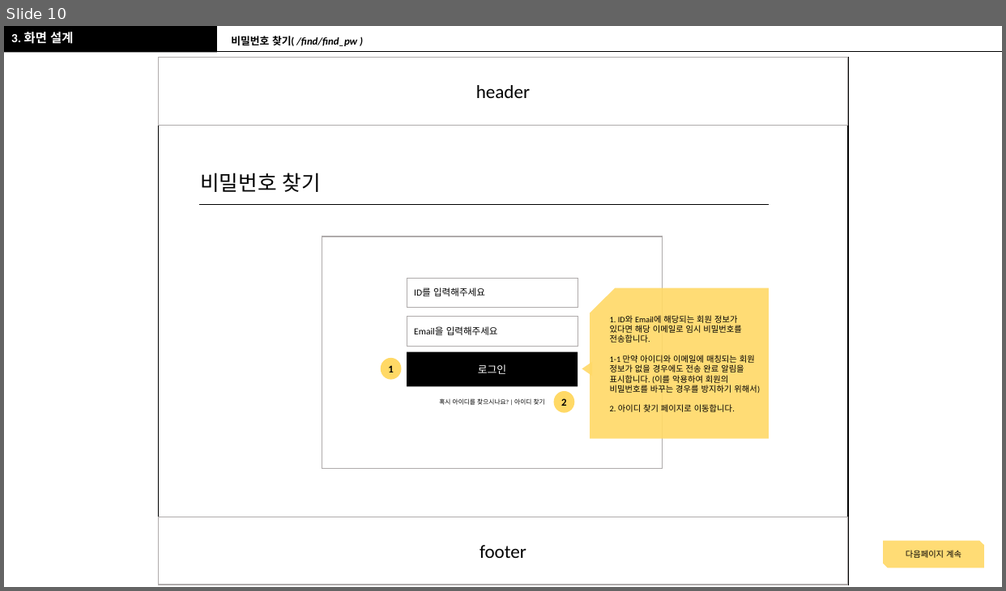
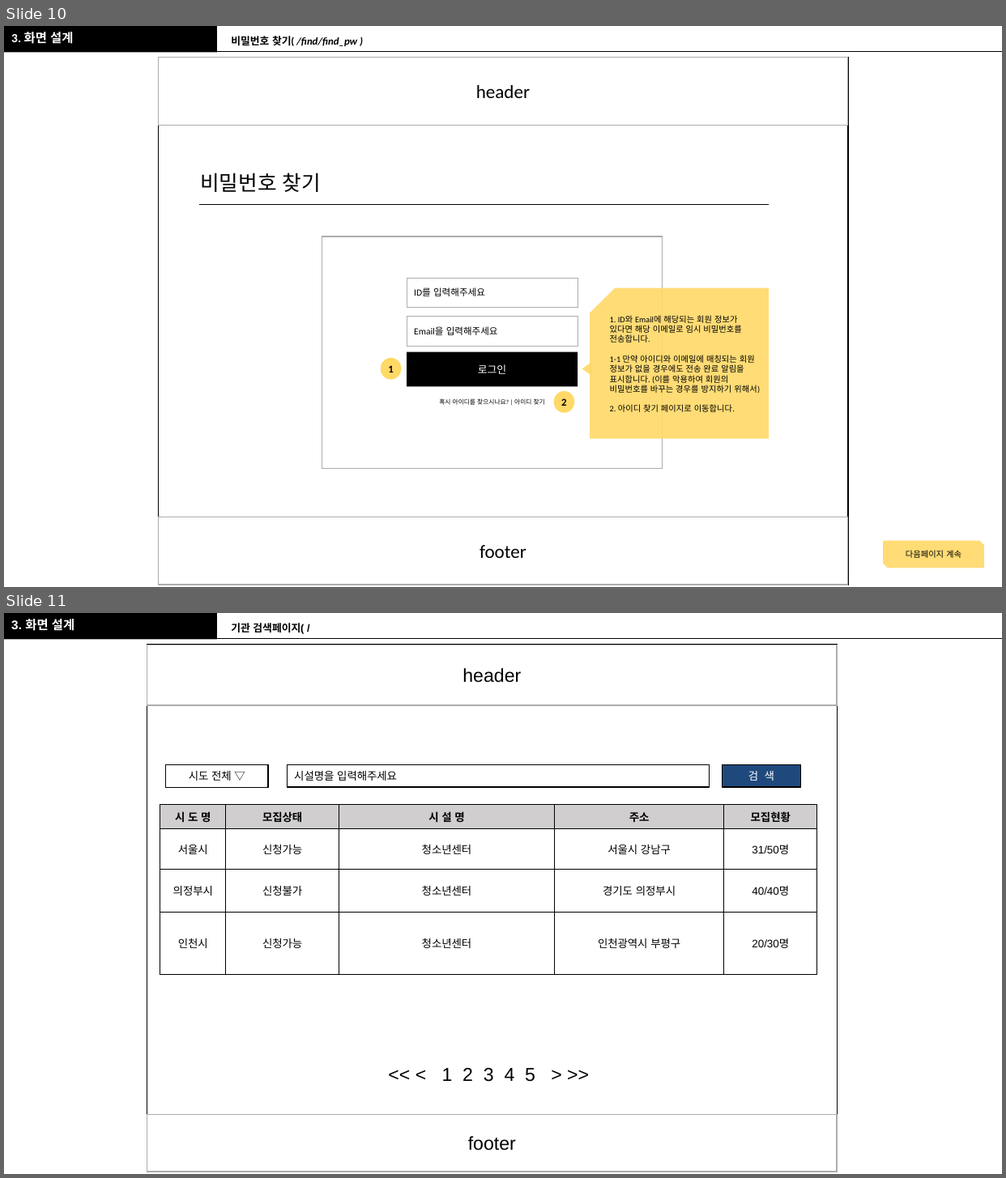
Before and after one commit to RealWarm/Common_Document, a slide deck: 온종일_돌봄/정훈_온종일_스토리보드_원본.pptx. Shown one above the other, each under a label of ours: slide 10 before the commit, slides 10 and 11 after it. The pictures are 1006x591 and 1006x1178 pixels, drawn with LibreOffice and Linux fonts; fonts in the diff are those of the drawing. Boxes give left, top, right and bottom in pixels: in the first picture for what was removed or moved away, otherwise in the second. Text is boxed around its words. In the diff, an @@ line names an element or a change of style, - is before the commit and + after.

```diff
--- a/온종일_돌봄/정훈_온종일_스토리보드_원본.pptx
+++ b/온종일_돌봄/정훈_온종일_스토리보드_원본.pptx
@@ slide 11 added at (x1=4, y1=613, x2=1002, y2=1174), background #FFFFFF; not listed: 2 template elements that a slide beside it also shows @@
@@ text added at (x1=11, y1=619, x2=74, y2=631), 12 pt, text #FFFFFF, bold @@
+3. 화면 설계
@@ text added at (x1=231, y1=623, x2=304, y2=634), 10 pt, text #000000, bold @@
+기관 검색페이지( /
@@ rectangle added at (x1=147, y1=645, x2=837, y2=1172), fill #FFFFFF, outline #000000 1 pt @@
@@ rectangle added at (x1=147, y1=645, x2=837, y2=706), fill #FFFFFF, outline #AFABAB 1 pt, 18 pt, text #000000 @@
+header
@@ rectangle added at (x1=166, y1=765, x2=268, y2=787), outline #000000 1 pt, 10.5 pt, text #000000 @@
+시도 전체 ▽
@@ rectangle added at (x1=287, y1=765, x2=710, y2=787), outline #000000 1 pt, 10.5 pt, text #000000 @@
+시설명을 입력해주세요
@@ rectangle added at (x1=722, y1=765, x2=800, y2=787), fill #1F497D, outline #000000 1 pt, 10.5 pt, text #FFFFFF @@
+검 색
@@ table added at (x1=160, y1=805, x2=818, y2=974), 4 rows, 5 columns @@
+시 도 명 | 모집상태 | 시 설 명 | 주소 | 모집현황
+서울시 | 신청가능 | 청소년센터 | 서울시 강남구 | 31/50명
+의정부시 | 신청불가 | 청소년센터 | 경기도 의정부시 | 40/40명
+인천시 | 신청가능 | 청소년센터 | 인천광역시 부평구 | 20/30명
@@ text added at (x1=442, y1=1068, x2=535, y2=1082), 18 pt, text #000000 @@
+<< < 1 2 3 4 5 > >>
@@ rectangle added at (x1=147, y1=1114, x2=837, y2=1172), fill #FFFFFF, outline #AFABAB 1 pt, 18 pt, text #000000 @@
+footer
```
Also in this commit, not shown: 4 slides changed, 1 slide removed, 5 other files.
